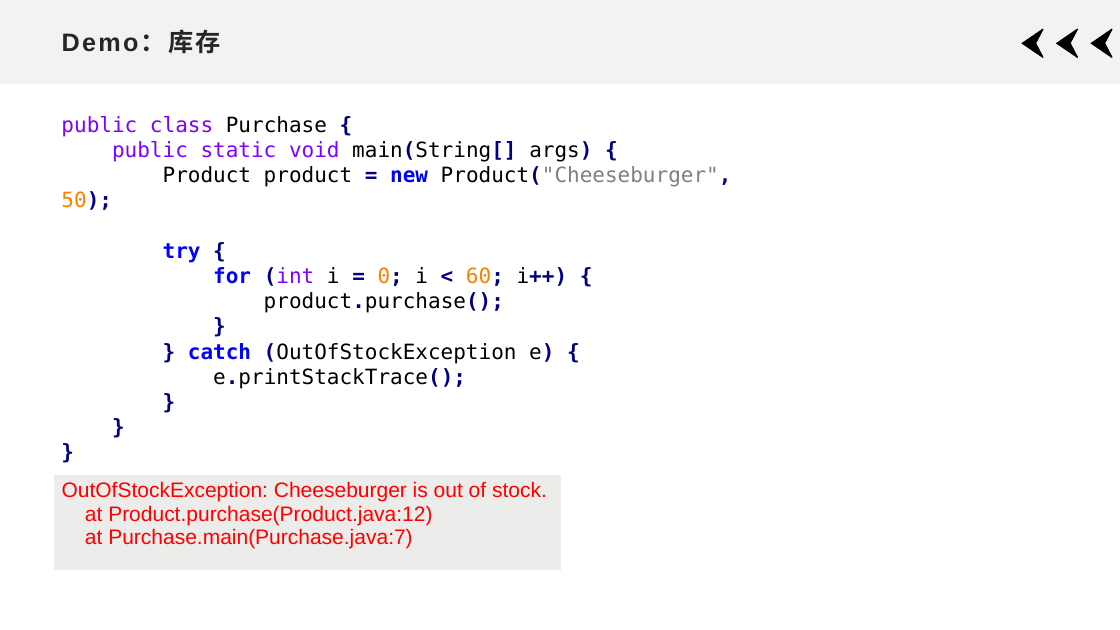
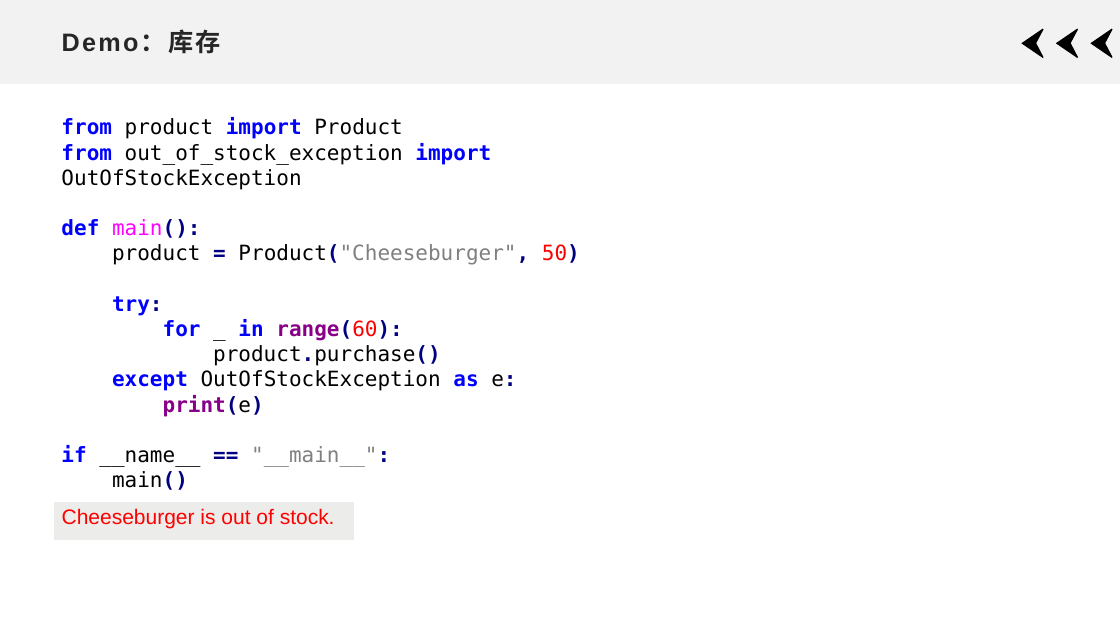
Before and after one commit to xdai02/Python, a slide deck: slide 12 of slides/Chapter9.pptx (slide 14 before the commit). Drawn at 1120x630 pixels with LibreOffice and Linux fonts; fonts in the diff are those of the drawing. Boxes give left, top, right and bottom in pixels: in the first picture for what was removed or moved away, otherwise in the second. Text is boxed around its words. In the diff, an @@ line names an element or a change of style, - is before the commit and + after.

```diff
--- a/slides/Chapter9.pptx
+++ b/slides/Chapter9.pptx
@@ text at box(61, 117, 580, 490): text changed @@
-public class Purchase {
-public static void main(String[] args) {
-Product product = new Product("Cheeseburger", 50);
-try {
-for (int i = 0; i < 60; i++) {
-product.purchase();
-}
-} catch (OutOfStockException e) {
-e.printStackTrace();
-}
-}
-}
+from product import Product
+from out_of_stock_exception import OutOfStockException
+def main():
+product = Product("Cheeseburger", 50)
+try:
+for _ in range(60):
+product.purchase()
+except OutOfStockException as e:
+print(e)
+if __name__ == "__main__":
+main()
@@ table at box(53, 502, 355, 542) @@
-row 1, column 1: OutOfStockException: Cheeseburger is out of stock. / at Product.purchase(Product.java:12) / at Purchase.main(Purchase.java:7)
+row 1, column 1: Cheeseburger is out of stock.
@@ table: place and size @@
-table at box(53, 475, 561, 571)
+table at box(53, 502, 355, 542)
```
Also in this commit, not shown: 8 other slides changed, 2 slides removed, 14 other files.
